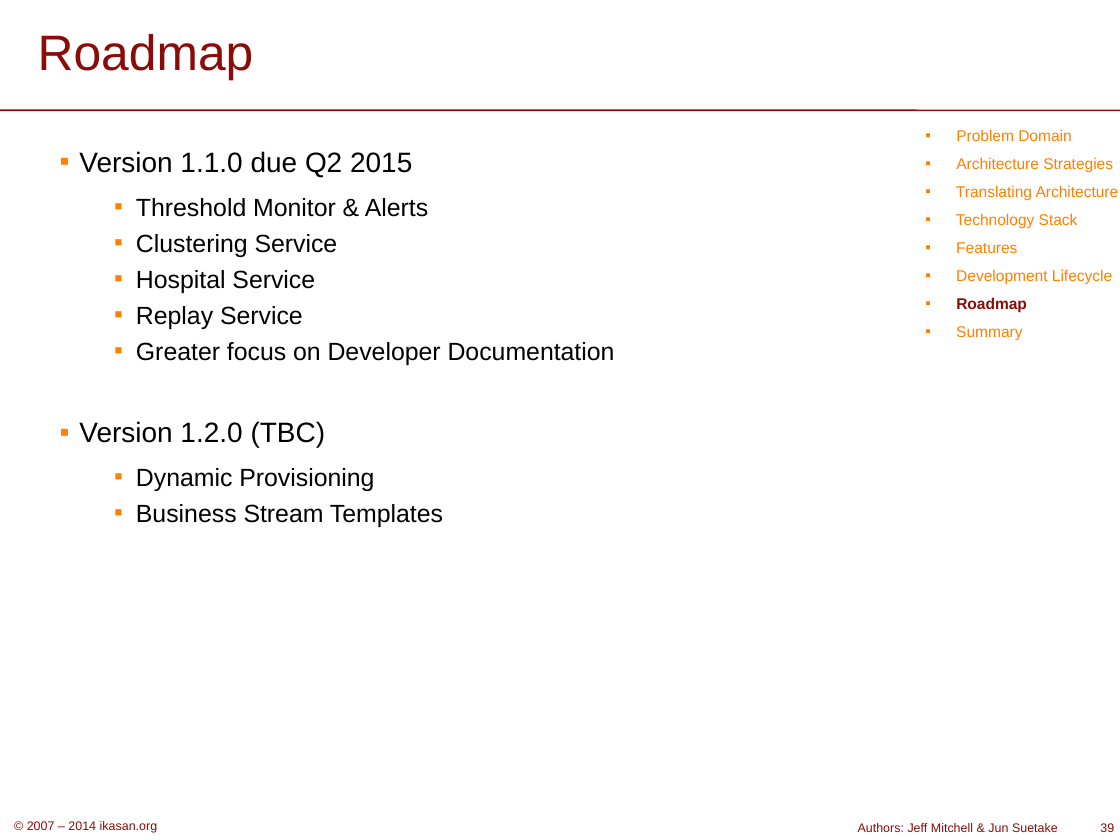
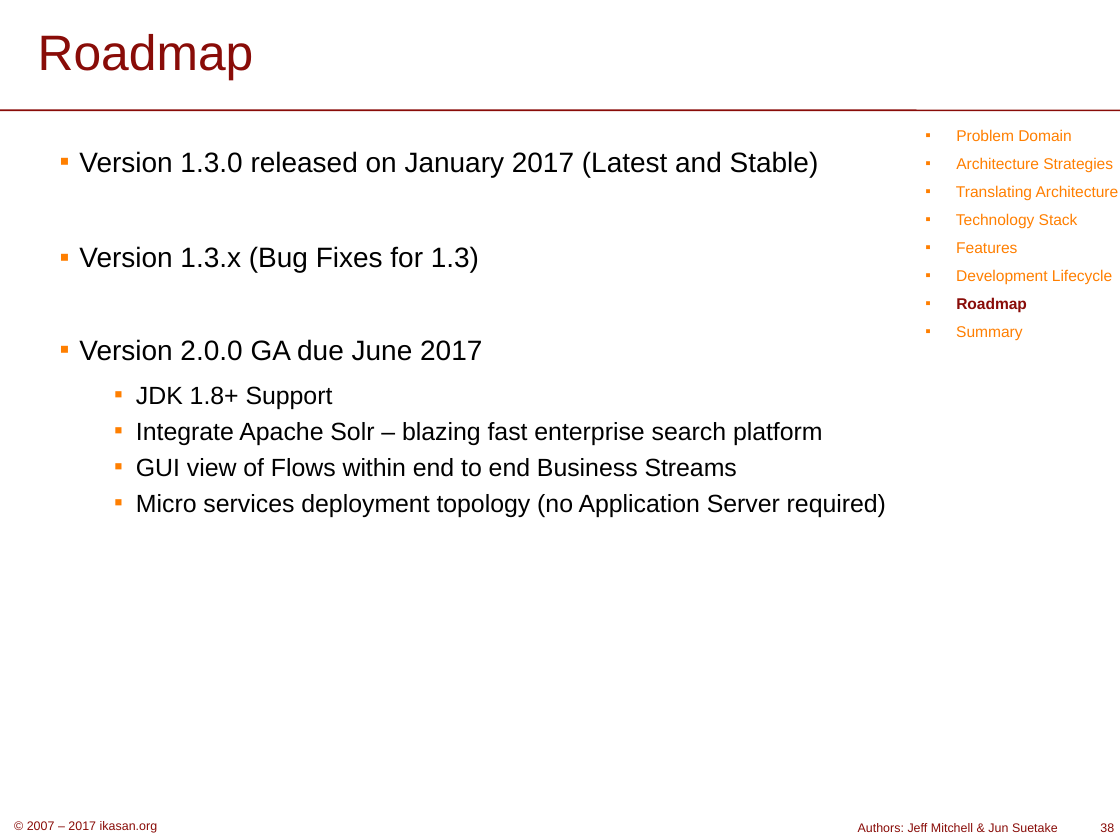
Before and after one commit to ikasanEIP/ikasan, a slide deck: slide 38 of docs/presentation/IkasanOverview.ppt (slide 39 before the commit). Drawn at 1120x840 pixels with LibreOffice and Linux fonts; fonts in the diff are those of the drawing; background and template pictures are left out. Boxes give left, top, right and bottom in pixels: in the first picture for what was removed or moved away, otherwise in the second. Text is boxed around its words. In the diff, an @@ line names an element or a change of style, - is before the commit and + after.

Commit message:
Website documentation publication updates

```diff
--- a/docs/presentation/IkasanOverview.ppt
+++ b/docs/presentation/IkasanOverview.ppt
@@ text at [79,151,886,517]: text changed @@
-▪ Version 1.1.0 due Q2 2015
-  ▪ Threshold Monitor & Alerts
-  ▪ Clustering Service
-  ▪ Hospital Service
-  ▪ Replay Service
-  ▪ Greater focus on Developer Documentation
-▪ Version 1.2.0 (TBC)
-  ▪ Dynamic Provisioning
-  ▪ Business Stream Templates
+▪ Version 1.3.0 released on January 2017 (Latest and Stable)
+▪ Version 1.3.x (Bug Fixes for 1.3)
+▪ Version 2.0.0 GA due June 2017
+  ▪ JDK 1.8+ Support
+  ▪ Integrate Apache Solr – blazing fast enterprise search platform
+  ▪ GUI view of Flows within end to end Business Streams
+  ▪ Micro services deployment topology (no Application Server required)
@@ text at [27,821,158,833]: text changed @@
-© 2007 – 2014 ikasan.org
+© 2007 – 2017 ikasan.org
@@ page number at [1100,823,1114,832]: text changed @@
-39
+38
```
Also in this commit, not shown: 39 other slides changed, 1 slide removed, 1 other file.
